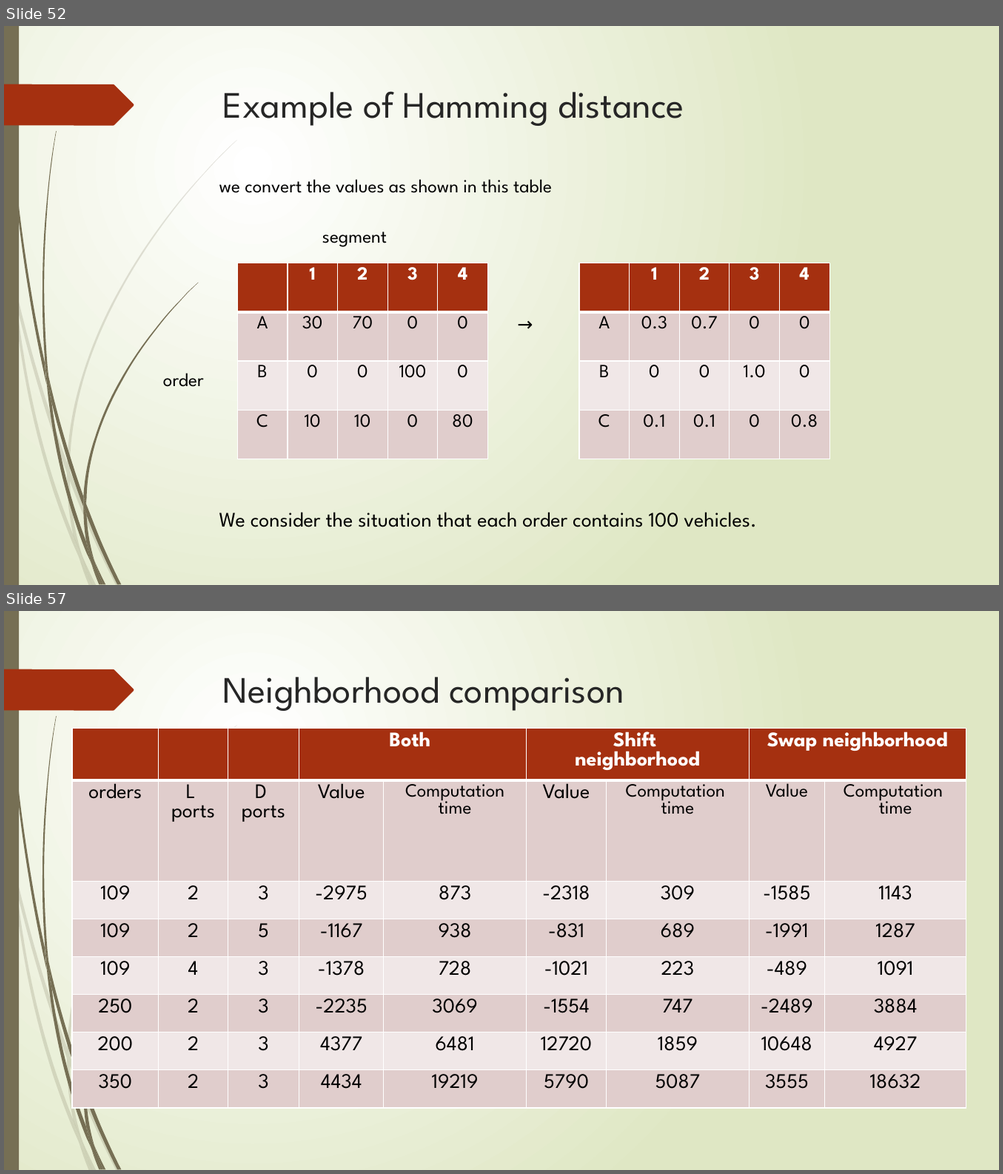
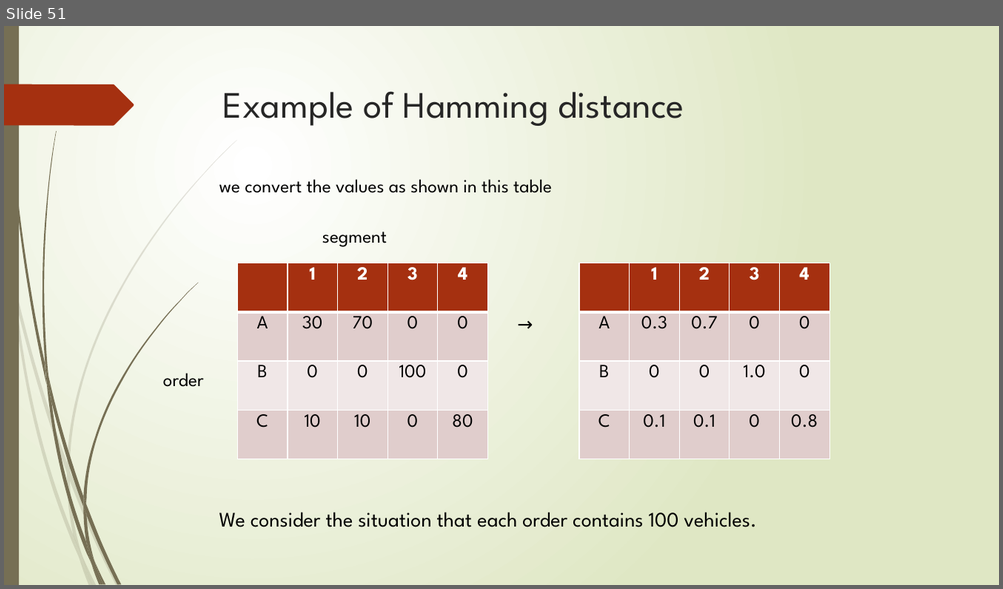
Before and after one commit to r-kurosu/kline_new, a slide deck: 竹田_修論発表.pptx. Shown one above the other, each under a label of ours: slides 52 and 57 before the commit, slide 51 after it; the slides between them are not shown. The pictures are 1003x1174 and 1003x589 pixels, drawn with LibreOffice and Linux fonts; fonts in the diff are those of the drawing. Boxes give left, top, right and bottom in pixels: in the first picture for what was removed or moved away, otherwise in the second. Text is boxed around its words. In the diff, an @@ line names an element or a change of style, - is before the commit and + after.

```diff
--- a/竹田_修論発表.pptx
+++ b/竹田_修論発表.pptx
@@ slide 57 removed at <box>4,611,999,1170</box>, background gradient #FFFFFF to #DFE8C4; not listed: 24 template elements that a slide beside it also shows @@
@@ title removed at <box>223,677,624,711</box> @@
-Neighborhood comparison
@@ table removed at <box>72,728,966,1113</box>, 8 rows, 9 columns @@
- |  |  | Both |  | Shift / neighborhood |  | Swap neighborhood | 
-orders | L / ports | D / ports | Value | Computation time | Value | Computation / time | Value | Computation / time
-109 | 2 | 3 | -2975 | 873 | -2318 | 309 | -1585 | 1143
-109 | 2 | 5 | -1167 | 938 | -831 | 689 | -1991 | 1287
-109 | 4 | 3 | -1378 | 728 | -1021 | 223 | -489 | 1091
-250 | 2 | 3 | -2235 | 3069 | -1554 | 747 | -2489 | 3884
-200 | 2 | 3 | 4377 | 6481 | 12720 | 1859 | 10648 | 4927
-350 | 2 | 3 | 4434 | 19219 | 5790 | 5087 | 3555 | 18632
@@ what was slide 52 is now slide 51 @@
```
Also in this commit, not shown: 7 slides changed, 4 other slides removed.
